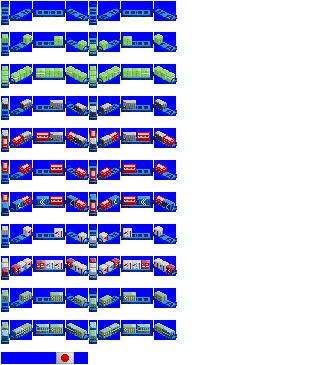
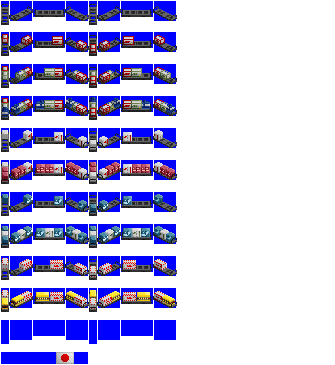
Before/after of a 335×365 layered artwork. What changed in the layer stack:
showed "grey" over (1, 4, 177, 312)
hid "blue" over (1, 4, 177, 344)
